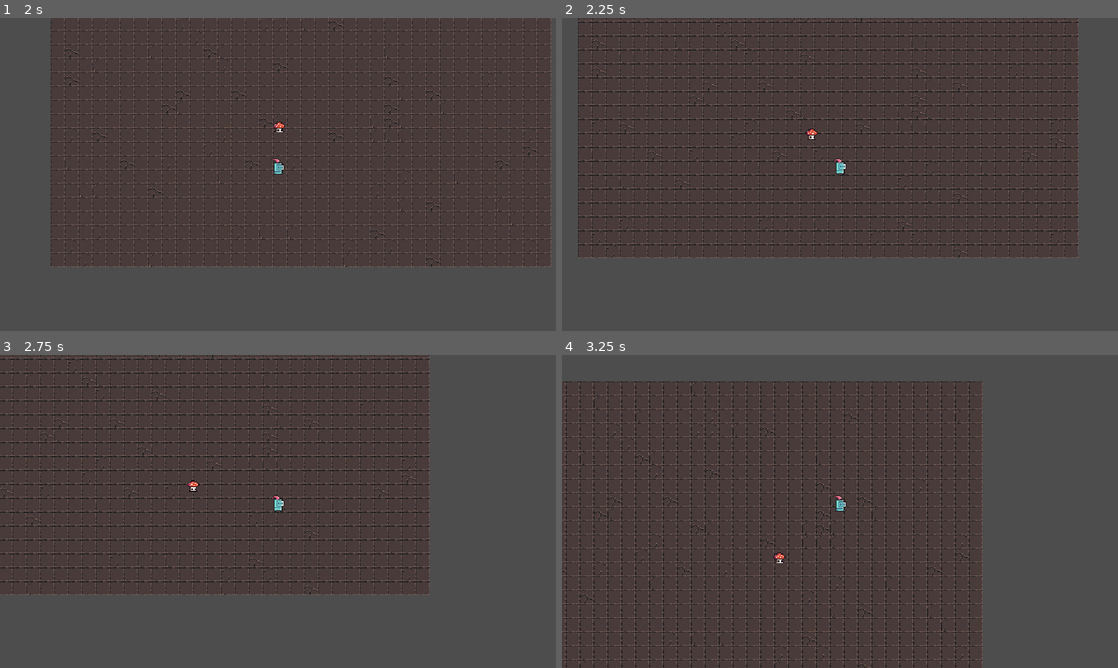
Above: before the commit, frames 1-4 (two rows, left to right).
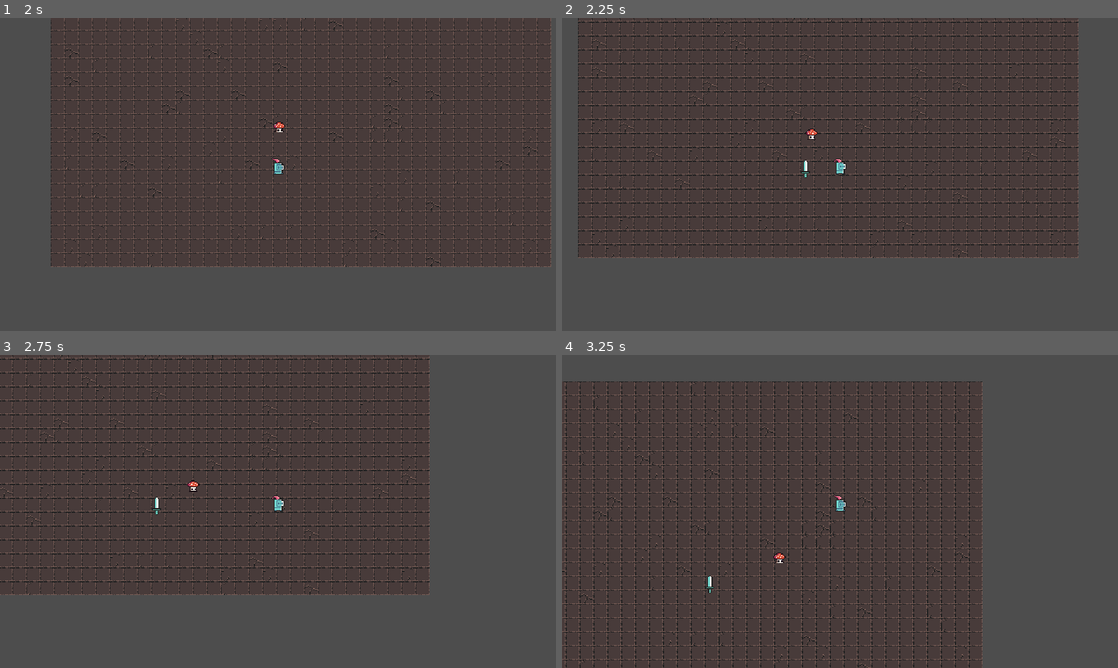
Above: after the commit, the same moments.

Repository: mikhailyoo/2DTopDown
Game: Godot game, scene res://scene/level/level.tscn
The game is run twice, just before and just after one commit, with the same random seed, the same clock (stepped at 60 frames per second) and the same inputs.
Inputs:
- Up to frame 1 (2 s): hold D (move_right) 0.53-1.28 s; hold S (move_down) from 1.28 s (still down)
- Up to frame 2 (2.25 s): release S (move_down) at 2.03 s; hold D (move_right) from 2.03 s (still down)
- Up to frame 3 (2.75 s): keep holding D (move_right)
- Up to frame 4 (3.25 s): release D (move_right) at 2.78 s; hold W (move_up) from 2.78 s (still down)

Frame 1 is identical in both runs. In frame 2, less than 0.1% of the frame differs, in the area x 43-45%, y 45-52%; in frame 3, less than 0.1%; in frame 4, less than 0.1%, in the area x 25-28%, y 70-77%.

Commit message:
lesson 5

Diff:
--- /dev/null
+++ b/scene/abilities/attack_ability/attack_ability.tscn
@@ -0,0 +1,8 @@
+[gd_scene load_steps=2 format=3 uid="uid://dbb6jvirbr1te"]
+
+[ext_resource type="Texture2D" uid="uid://pxp18mpneqyc" path="res://scene/abilities/attack_ability/attack_ability.png" id="1_ksi6a"]
+
+[node name="AttackAbility" type="Node2D"]
+
+[node name="Sprite2D" type="Sprite2D" parent="."]
+texture = ExtResource("1_ksi6a")
--- /dev/null
+++ b/scene/abilities/attack_ability/attack_controller.gd
@@ -0,0 +1,22 @@
+extends Node
+
+@export var attack_ability: PackedScene
+
+# Called when the node enters the scene tree for the first time.
+func _ready():
+	pass # Replace with function body.
+
+
+# Called every frame. 'delta' is the elapsed time since the previous frame.
+func _process(delta):
+	pass
+
+
+func _on_timer_timeout():
+	var player = get_tree().get_first_node_in_group("player") as Node2D
+	if player == null:
+		return
+
+	var attack_instance = attack_ability.instantiate() as Node2D
+	player.get_parent().add_child(attack_instance)
+	attack_instance.global_position = player.global_position
--- /dev/null
+++ b/scene/abilities/attack_ability/attack_controller.tscn
@@ -0,0 +1,14 @@
+[gd_scene load_steps=3 format=3 uid="uid://d02yl8nx3spsb"]
+
+[ext_resource type="Script" path="res://scene/abilities/attack_ability/attack_controller.gd" id="1_dtw86"]
+[ext_resource type="PackedScene" uid="uid://dbb6jvirbr1te" path="res://scene/abilities/attack_ability/attack_ability.tscn" id="2_ieqgc"]
+
+[node name="AttackController" type="Node"]
+script = ExtResource("1_dtw86")
+attack_ability = ExtResource("2_ieqgc")
+
+[node name="Timer" type="Timer" parent="."]
+wait_time = 2.0
+autostart = true
+
+[connection signal="timeout" from="Timer" to="." method="_on_timer_timeout"]
--- a/scene/player/player.tscn
+++ b/scene/player/player.tscn
@@ -1,8 +1,9 @@
-[gd_scene load_steps=13 format=3 uid="uid://b0ump57ta6uh8"]
+[gd_scene load_steps=14 format=3 uid="uid://b0ump57ta6uh8"]
 
 [ext_resource type="Script" path="res://scene/player/player.gd" id="1_8oolj"]
 [ext_resource type="Texture2D" uid="uid://c1tcfei7yvse7" path="res://scene/player/knight_f_hit_anim_f0.png" id="1_i2o30"]
 [ext_resource type="Texture2D" uid="uid://b12n41mfc3dlb" path="res://scene/player/knight_f_idle_anim_f0.png" id="2_6qacu"]
+[ext_resource type="PackedScene" uid="uid://d02yl8nx3spsb" path="res://scene/abilities/attack_ability/attack_controller.tscn" id="2_prcev"]
 [ext_resource type="Texture2D" uid="uid://d0i6e1pmrvsdy" path="res://scene/player/knight_f_idle_anim_f1.png" id="3_kmhla"]
 [ext_resource type="Texture2D" uid="uid://di8bh7fwjpwla" path="res://scene/player/knight_f_idle_anim_f2.png" id="4_6n3le"]
 [ext_resource type="Texture2D" uid="uid://c7ehbgi4m6nx1" path="res://scene/player/knight_f_idle_anim_f3.png" id="5_5r35s"]
@@ -63,6 +64,10 @@
 collision_layer = 0
 script = ExtResource("1_8oolj")
 
+[node name="AbilityManager" type="Node" parent="."]
+
+[node name="AttackController" parent="AbilityManager" instance=ExtResource("2_prcev")]
+
 [node name="AnimatedSprite2D" type="AnimatedSprite2D" parent="."]
 position = Vector2(0, -14)
 sprite_frames = SubResource("SpriteFrames_x72wf")
Binary file added: scene/abilities/attack_ability/attack_ability.png
Not shown, added: scene/abilities/attack_ability/attack_ability.png.import
